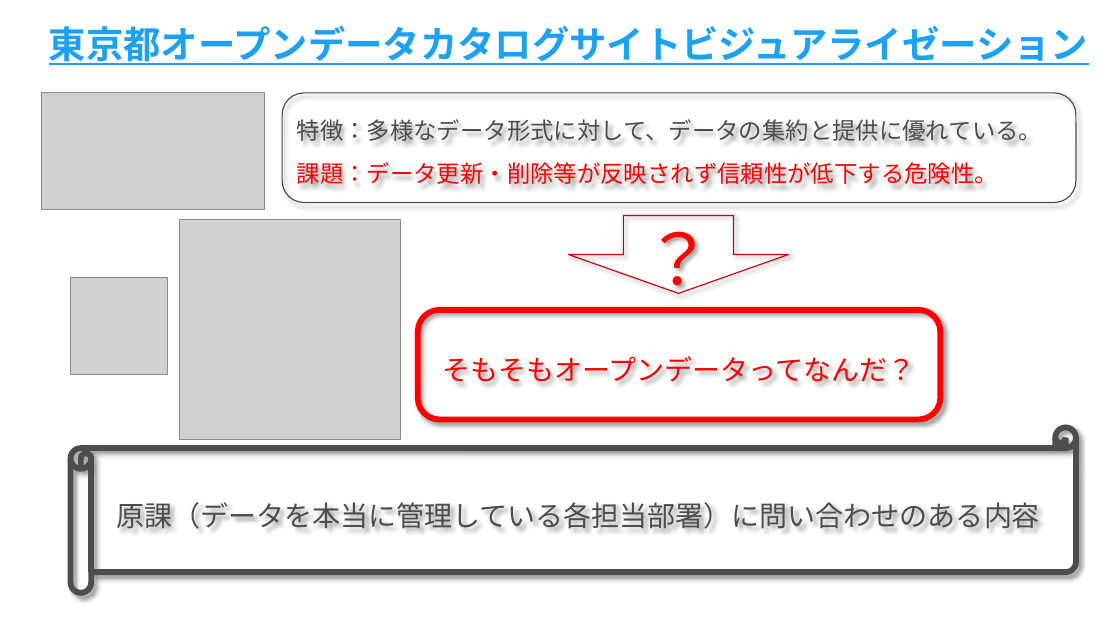
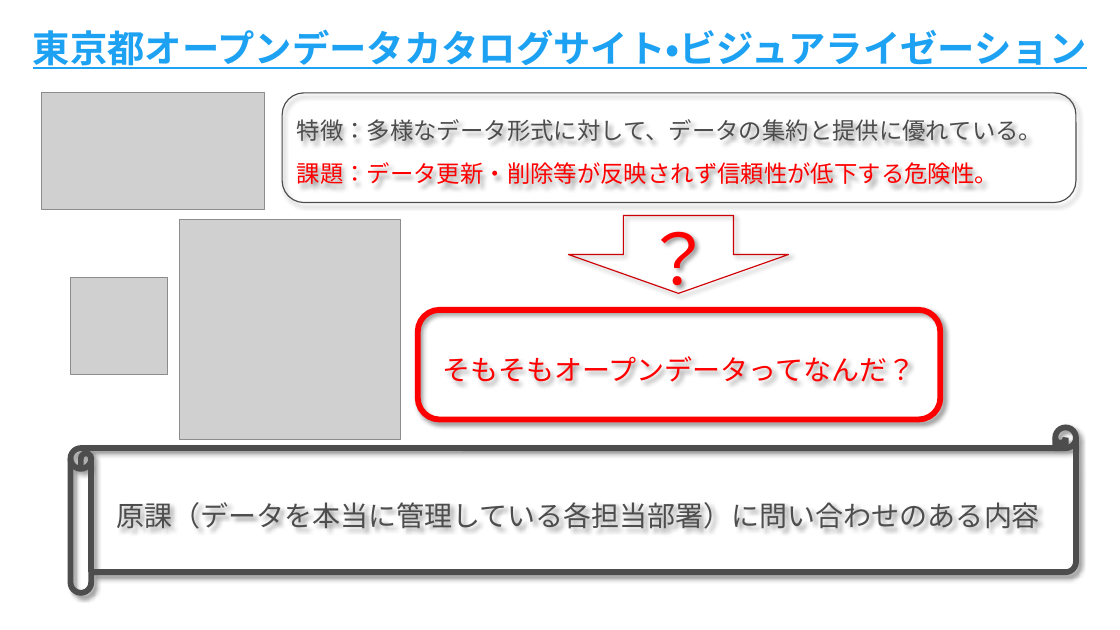
Before and after one commit to yamamoto-ryuzo/portal, a slide deck: slide 1 of パワーポイント/都知事杯オープンデータ・ハッカソン.pptx. Drawn at 1120x630 pixels with LibreOffice and Linux fonts; fonts in the diff are those of the drawing; grey boxes stand for pictures. Boxes give left, top, right and bottom in pixels: in the first picture for what was removed or moved away, otherwise in the second. Text is boxed around its words. In the diff, an @@ line names an element or a change of style, - is before the commit and + after.

```diff
--- a/パワーポイント/都知事杯オープンデータ・ハッカソン.pptx
+++ b/パワーポイント/都知事杯オープンデータ・ハッカソン.pptx
@@ text at box(33, 29, 1087, 69): text changed @@
-東京都オープンデータカタログサイトビジュアライゼーション
+東京都オープンデータカタログサイト・ビジュアライゼーション
```
Also in this commit, not shown: 1 other slide changed, 1 other file.
